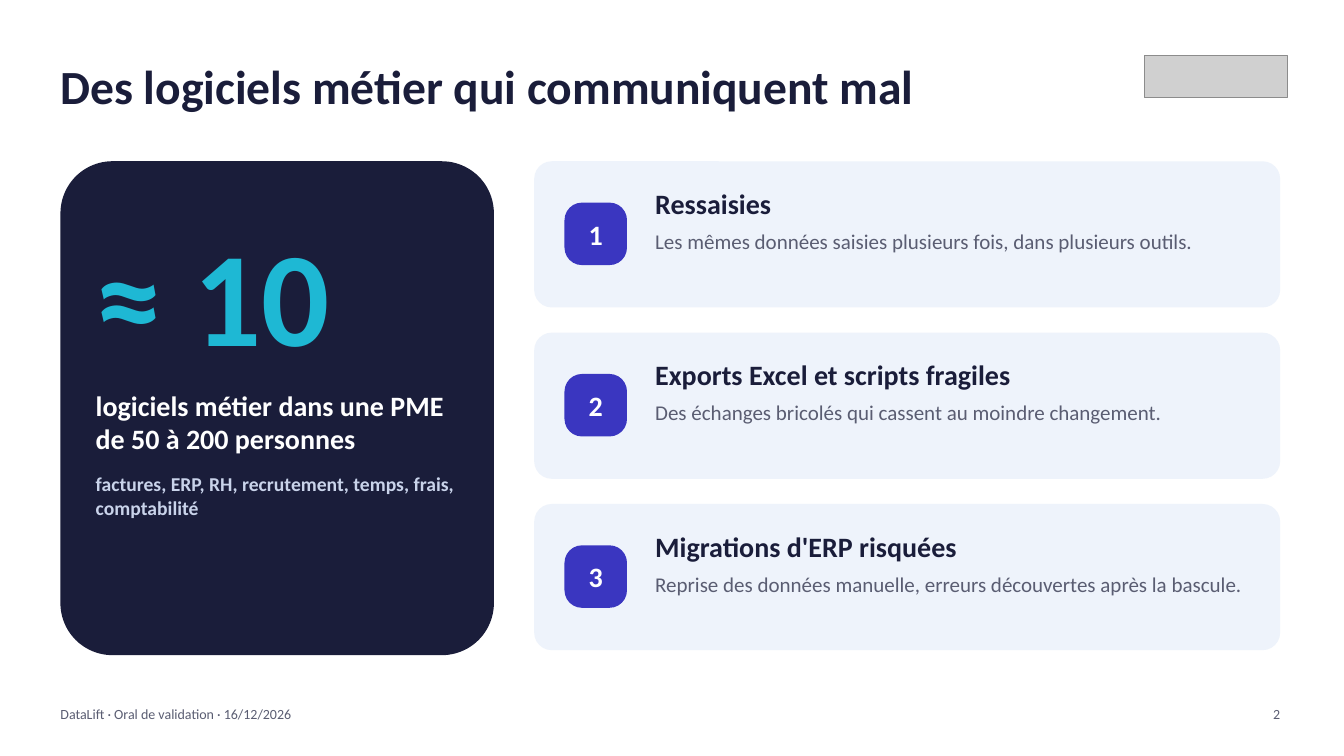
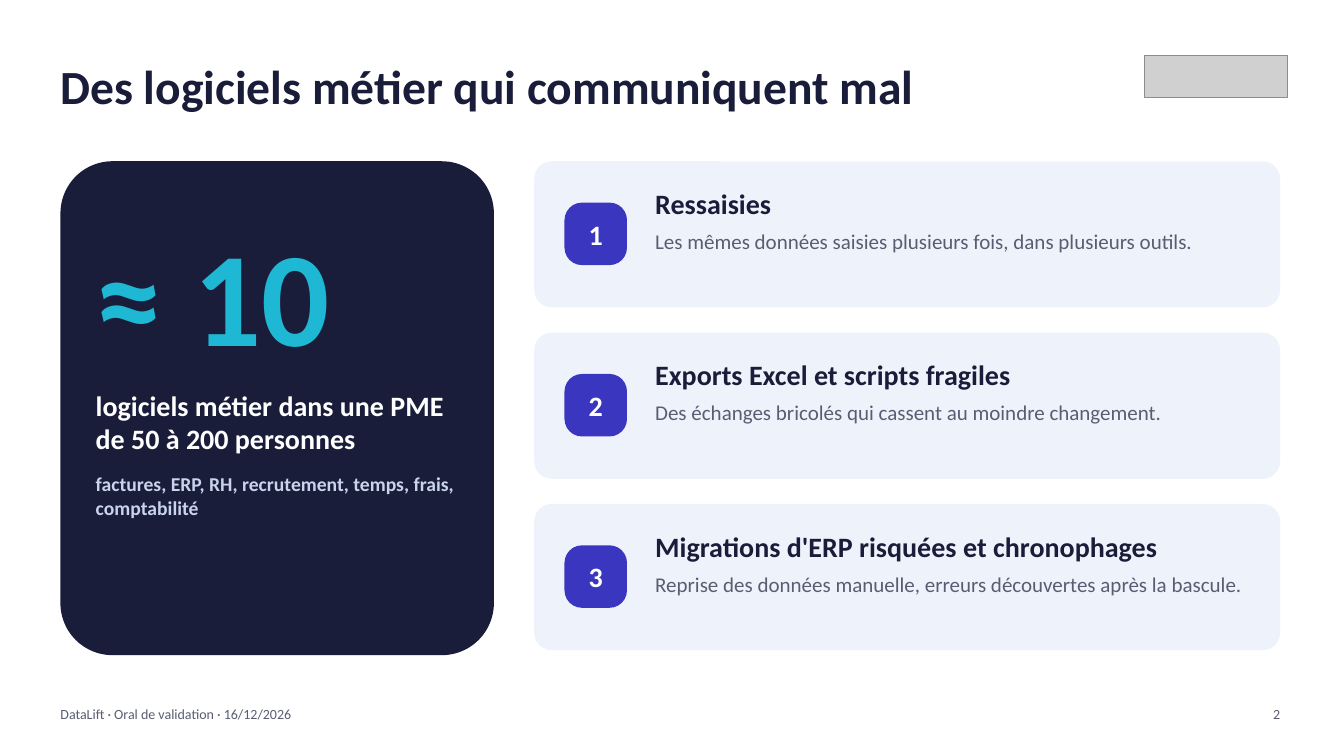
Before and after one commit to youcefaddou/datalift-modules, a slide deck: slide 3 of docs/oral/DataLift_oral_validation_16-12-2026.pptx. Drawn at 1344x756 pixels with LibreOffice and Linux fonts; fonts in the diff are those of the drawing; grey boxes stand for pictures. Boxes give left, top, right and bottom in pixels: in the first picture for what was removed or moved away, otherwise in the second. Text is boxed around its words. In the diff, an @@ line names an element or a change of style, - is before the commit and + after.

```diff
--- a/docs/oral/DataLift_oral_validation_16-12-2026.pptx
+++ b/docs/oral/DataLift_oral_validation_16-12-2026.pptx
@@ text at bbox=[655, 537, 1157, 562]: text changed @@
-Migrations d'ERP risquées
+Migrations d'ERP risquées et chronophages
```
Also in this commit, not shown: 2 other slides changed, 2 other files.
